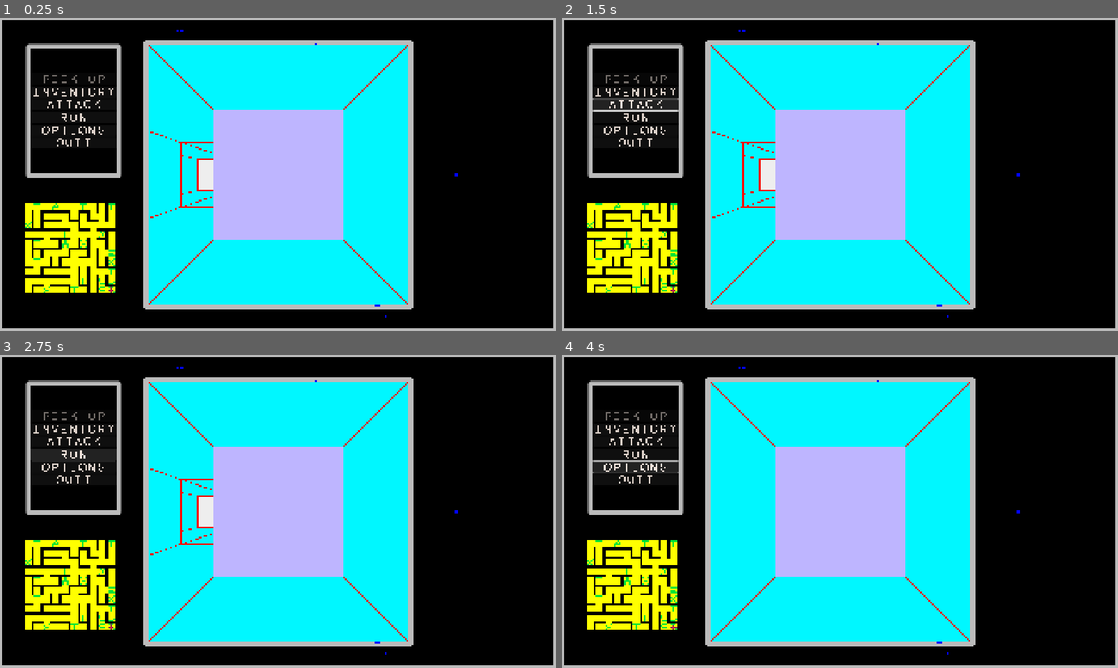
Above: before the commit, frames 1-4 (two rows, left to right).
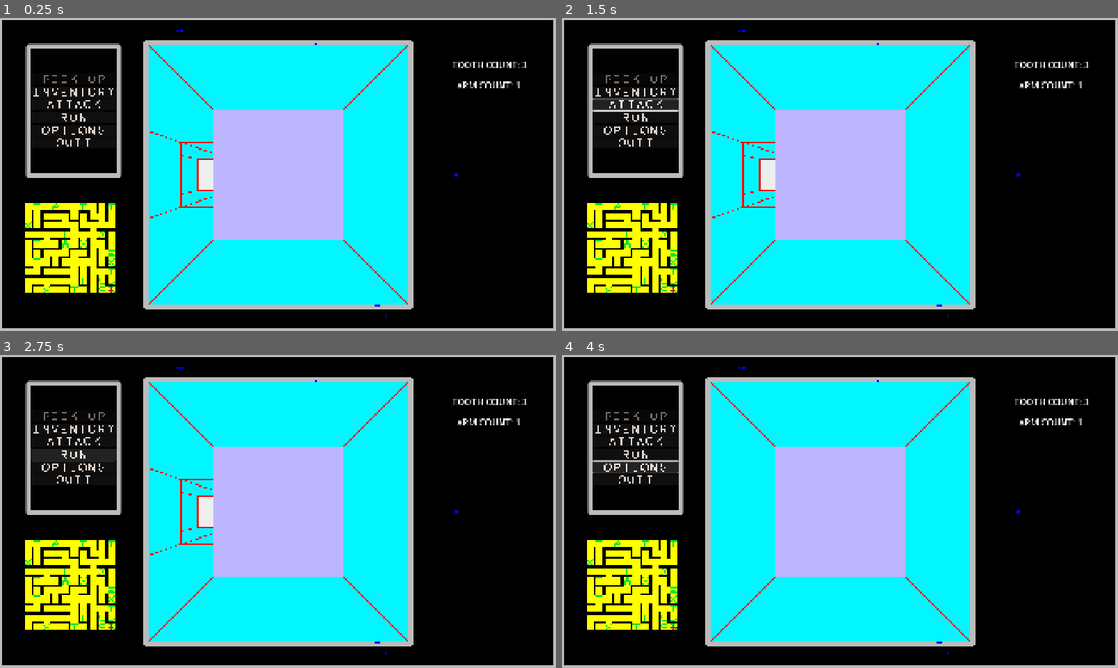
Above: after the commit, the same moments.

Repository: sym-z/arm-to-the-teeth
Game: Godot game, scene res://scenes/testing_level/testing_level.tscn
Two runs of this game, one before a commit and one after it. Both use one fixed random seed, a clock stepped at 60 frames per second and the inputs below. The project has no main scene, so this scene is started directly.
Inputs:
- Up to frame 1 (0.25 s): no input
- Up to frame 2 (1.5 s): click "INVENTORY" at 0.5 s; click "ATTACK" at 1.25 s
- Up to frame 3 (2.75 s): click "RUN" at 2 s
- Up to frame 4 (4 s): click "OPTIONS" at 2.75 s; hold D (turn_right) from 3.53 s (still down)

The runs differ from the first frame. In frame 1, 0.3% of the frame differs, in the area x 81-95%, y 14-23%; in frame 2, 0.3%; in frame 3, 0.3%; in frame 4, 0.3%.

Commit message:
Arm class, Cell & Arm are resources, ui status labels
Player has a starting loadout given when they spawn, Globals keeps track of player floor

Diff:
--- /dev/null
+++ b/src/classes/arm/arm.gd
@@ -0,0 +1,24 @@
+class_name Arm extends Resource
+
+
+
+# How much damage does this arm deal?
+var strength : int
+# How much health does this arm have?
+var condition : int
+# Is the player using this arm or not?
+var equipped : bool
+
+# Called when the node enters the scene tree for the first time.
+func _ready():
+	pass # Replace with function body.
+
+
+# Called every frame. 'delta' is the elapsed time since the previous frame.
+func _process(delta):
+	pass
+
+func debug_print():
+	print("STR: ", strength)
+	print("COND: ", condition)
+	print("EQ?: ", equipped)
--- a/src/classes/cell/cell.gd
+++ b/src/classes/cell/cell.gd
@@ -1,4 +1,4 @@
-class_name Cell extends Node
+class_name Cell extends Resource
 
 var position : Vector2i
 
--- a/src/prefabs/map/map.gd
+++ b/src/prefabs/map/map.gd
@@ -28,6 +28,7 @@
 			curr_cell.position = Vector2i(j,i)
 			world_map[curr_cell.position] = curr_cell
 			empty_cells.append(curr_cell.position)
+
 
 func create_debug_map(row, col):
 	# Remember to send map generated signal
@@ -257,7 +258,7 @@
 		rand_loc = Vector2i(4,5)
 		empty_cells.erase(rand_loc)
 	world_map[rand_loc].contents = Cell.TYPE.EXIT
-	print("Exit at: ", rand_loc)
+	#print("Exit at: ", rand_loc)
 
 func is_map_full() -> bool:
 	if empty_cells.size() == 0:
@@ -282,7 +283,7 @@
 	if type != Cell.TYPE.EMPTY:
 		world_map[loc].contents = type
 		empty_cells.erase(loc)
-		print("Placing ", type, " at ", loc)
+		#print("Placing ", type, " at ", loc)
 	else:
 		push_error("Attempted to place an empty item on a cell in place_item_at_loc in map.gd")
 #endregion
--- a/src/prefabs/player/player.gd
+++ b/src/prefabs/player/player.gd
@@ -13,15 +13,35 @@
 signal item_detected(item : Cell.TYPE, loc : Vector2i)
 # Inventory
 @export var tooth_count : int = 3
-@export var arm_count : int = 1
+# How many arms are equipped
+var arm_count : int = 0
 const ARM_MAX : int = 2
 const TOOTH_MAX : int = 32
+var arm_inventory : Array[Arm]
+
 # Called when the node enters the scene tree for the first time.
 func _ready():
 	pass # Replace with function body.
 
-# After the map has been generated, mark the player's starting position as their spawn point.
+func give_starting_loadout():
+	var starting_arm : Arm = Arm.new()
+	# TODO: Randomize
+	starting_arm.strength = 1
+	starting_arm.condition = 5
+	starting_arm.equipped = true
+	arm_count += 1
+	arm_inventory.append(starting_arm)
+func debug_print_inventory():
+	print("INVENTORY")
+	for i in range(arm_inventory.size()):
+		print("ARM ", i+1)
+		arm_inventory[i].debug_print()
+
+# After the map has been generated, mark the player's starting position as their spawn point, and give their starting loadout, if it is the first floor.
 func _on_map_map_generated():
+	if Globals.curr_floor == 0:
+		give_starting_loadout()
+		debug_print_inventory()
 	map.world_map[position].contents = Cell.TYPE.SPAWN
 	player_spawned.emit()
 
@@ -83,7 +103,7 @@
 	change_position.emit()
 	check_cell_content()
 
-#region Cell Types and Detection
+#region Detecting Cell Types, and Cell Content Interaction
 # Sees if the player is standing on anything, enemy, exit, etc.
 func check_cell_content() -> Cell.TYPE:
 	var curr_cell : Cell = map.world_map[position]
@@ -120,10 +140,19 @@
 	match type:
 		Cell.TYPE.ARM:
 			if arm_count < ARM_MAX:
+				var new_arm : Arm = Arm.new()
+				# TODO: Derive from map's arm spawn list
+				new_arm.strength = 1
+				new_arm.condition = 5
+				new_arm.equipped = true
+				arm_inventory.append(new_arm)
+				# TODO: Remove from map's tracker of arm inventory
+				# NOTE: Automatically equips, may change this later
 				arm_count += 1
 				map.make_cell_empty(curr_cell)
 				item_picked_up.emit()
 				print("PICKED UP ARM! PLAYER NOW HOLDS ", arm_count, " ARMS!")
+				debug_print_inventory()
 		Cell.TYPE.TOOTH:
 			# Check if the player has room
 			if tooth_count < TOOTH_MAX:
--- a/src/prefabs/ui/ui.gd
+++ b/src/prefabs/ui/ui.gd
@@ -5,6 +5,10 @@
 
 @export_category("Context Menu Buttons")
 @export var pickup_button : Button
+
+@export_category("Temporary Labels")
+@export var tooth_label : Label
+@export var arm_label : Label
 
 var item_to_pick : Cell.TYPE = Cell.TYPE.EMPTY
 # Called when the node enters the scene tree for the first time.
@@ -14,12 +18,16 @@
 # Because this is a global script, work should start only when the map is done filling.
 func _on_map_map_filled():
 	pickup_button.disabled = true
+	refresh_temp_labels()
 
 
 # Called every frame. 'delta' is the elapsed time since the previous frame.
 func _process(delta):
 	pass
 
+func refresh_temp_labels():
+	tooth_label.text = "TOOTH COUNT: " + str(player.tooth_count)
+	arm_label.text = "ARM COUNT: " + str(player.arm_count)
 
 func _on_player_item_detected(item, loc):
 	match item:
@@ -45,6 +53,7 @@
 func _on_player_item_picked_up():
 	pickup_button.disabled = true
 	item_to_pick = Cell.TYPE.EMPTY
+	refresh_temp_labels()
 
 #region Context Menu Button Presses
 func _on_pick_up_pressed():
--- a/src/prefabs/ui/ui.tscn
+++ b/src/prefabs/ui/ui.tscn
@@ -6,10 +6,12 @@
 [ext_resource type="Theme" uid="uid://c2mywnu4h8hvj" path="res://Themes/context_menu/margin_container/Panel/context_menu_panel_theme.tres" id="3_htiv7"]
 [ext_resource type="Theme" uid="uid://damqods5iq1r8" path="res://Themes/context_menu/margin_container/button/context_menu_button_theme.tres" id="4_htiv7"]
 
-[node name="UI" type="CanvasLayer" node_paths=PackedStringArray("pickup_button")]
+[node name="UI" type="CanvasLayer" node_paths=PackedStringArray("pickup_button", "tooth_label", "arm_label")]
 layer = -1
 script = ExtResource("1_gxjsb")
 pickup_button = NodePath("Context Menu/Button Container/Pick Up")
+tooth_label = NodePath("TEMP TEETH")
+arm_label = NodePath("TEMP ARMS")
 
 [node name="Background" type="TextureRect" parent="."]
 offset_right = 40.0
@@ -62,4 +64,21 @@
 theme = ExtResource("4_htiv7")
 text = "QUIT"
 
+[node name="TEMP TEETH" type="Label" parent="."]
+offset_left = 1561.0
+offset_top = 139.0
+offset_right = 1601.0
+offset_bottom = 162.0
+theme_override_font_sizes/font_size = 31
+text = "TOOTH COUNT: X"
+horizontal_alignment = 1
+
+[node name="TEMP ARMS" type="Label" parent="."]
+offset_left = 1576.0
+offset_top = 210.0
+offset_right = 1691.0
+offset_bottom = 233.0
+theme_override_font_sizes/font_size = 31
+text = "ARM COUNT: X"
+
 [connection signal="pressed" from="Context Menu/Button Container/Pick Up" to="." method="_on_pick_up_pressed"]
--- a/src/scripts/globals.gd
+++ b/src/scripts/globals.gd
@@ -7,6 +7,8 @@
 const WEST : int = 2
 const EAST : int = 1
 
+# What floor is the player on?
+var curr_floor = 0
 # Called when the node enters the scene tree for the first time.
 func _ready():
 	pass # Replace with function body.
Not shown, added: src/classes/arm/arm.gd.uid
Not shown, changed: docs/TODO.md
